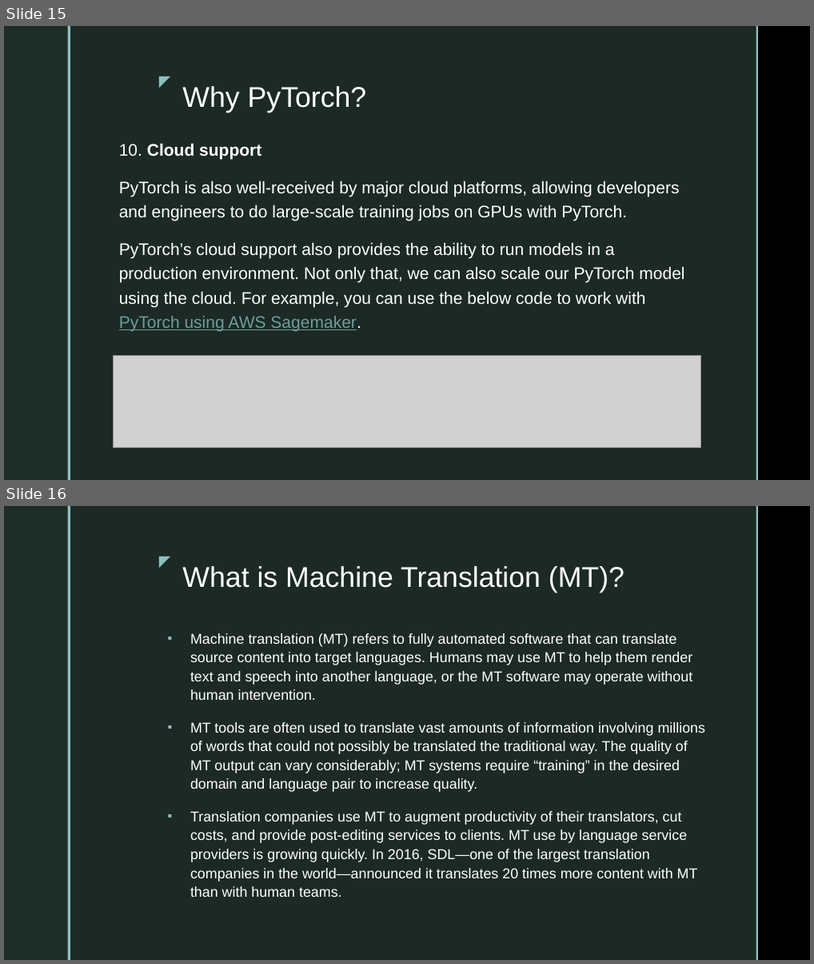
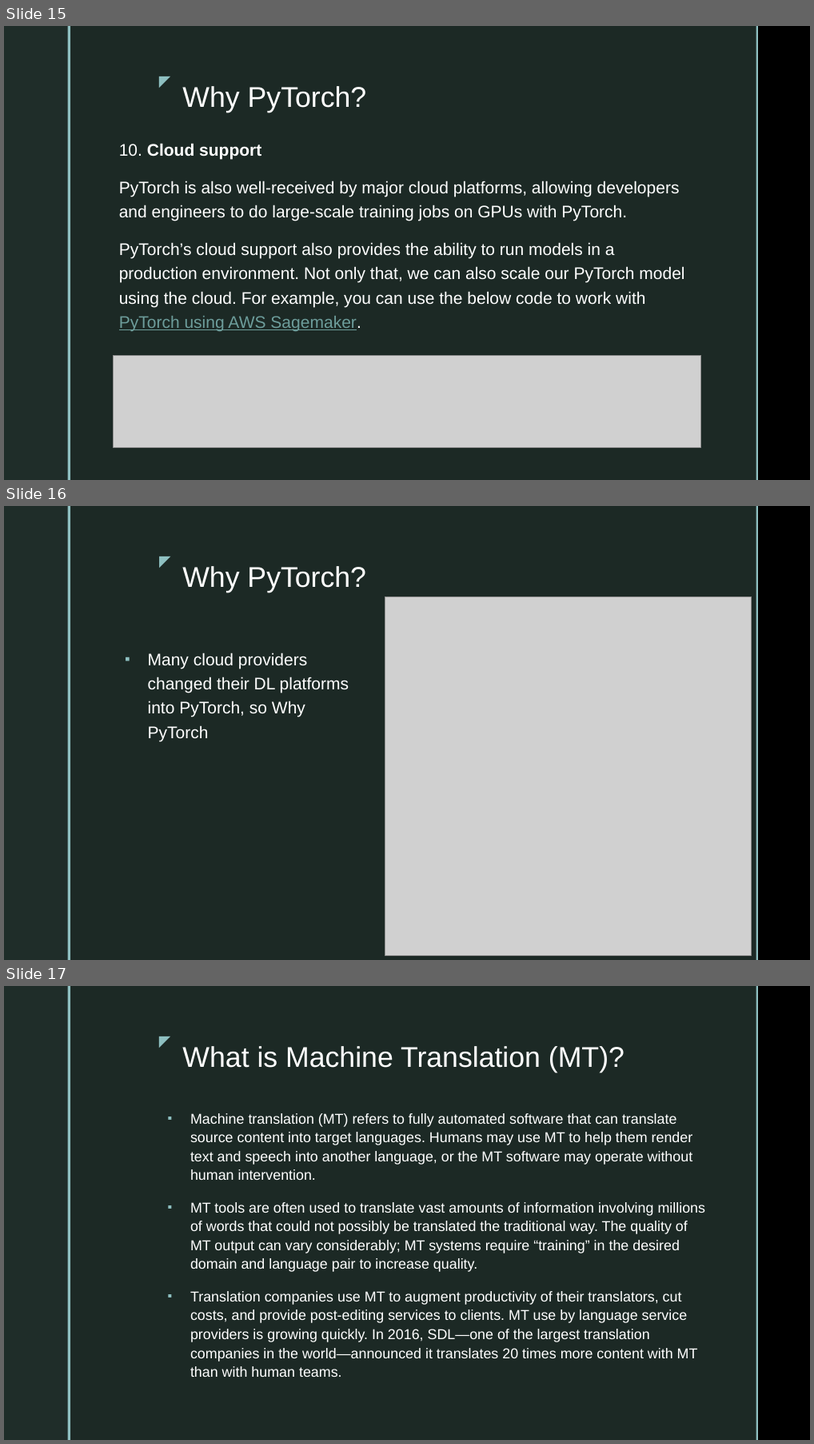
Before and after one commit to mma1979/pytorch-mt-workshop, a slide deck: PyTorch MT.pptx. Shown one above the other, each under a label of ours: slides 15 and 16 before the commit, slides 15, 16 and 17 after it. The pictures are 814x964 and 814x1444 pixels, drawn with LibreOffice and Linux fonts; fonts in the diff are those of the drawing; grey boxes stand for pictures; background and template pictures are left out. Boxes give left, top, right and bottom in pixels: in the first picture for what was removed or moved away, otherwise in the second. Text is boxed around its words. In the diff, an @@ line names an element or a change of style, - is before the commit and + after.

```diff
--- a/PyTorch MT.pptx
+++ b/PyTorch MT.pptx
@@ slide 16 added at [4, 506, 810, 960], background picture (left out); not listed: 5 template elements that a slide beside it also shows @@
@@ title added at [182, 566, 366, 592], 34 pt, text #FFFFFF @@
+Why PyTorch?
@@ picture added at [385, 596, 752, 956] @@
@@ text added at [148, 652, 349, 741], 20 pt, text #FFFFFF @@
+▪ Many cloud providers changed their DL platforms into PyTorch, so Why PyTorch
@@ what was slide 16 is now slide 17 @@
```
Also in this commit, not shown: 2 slides changed.
